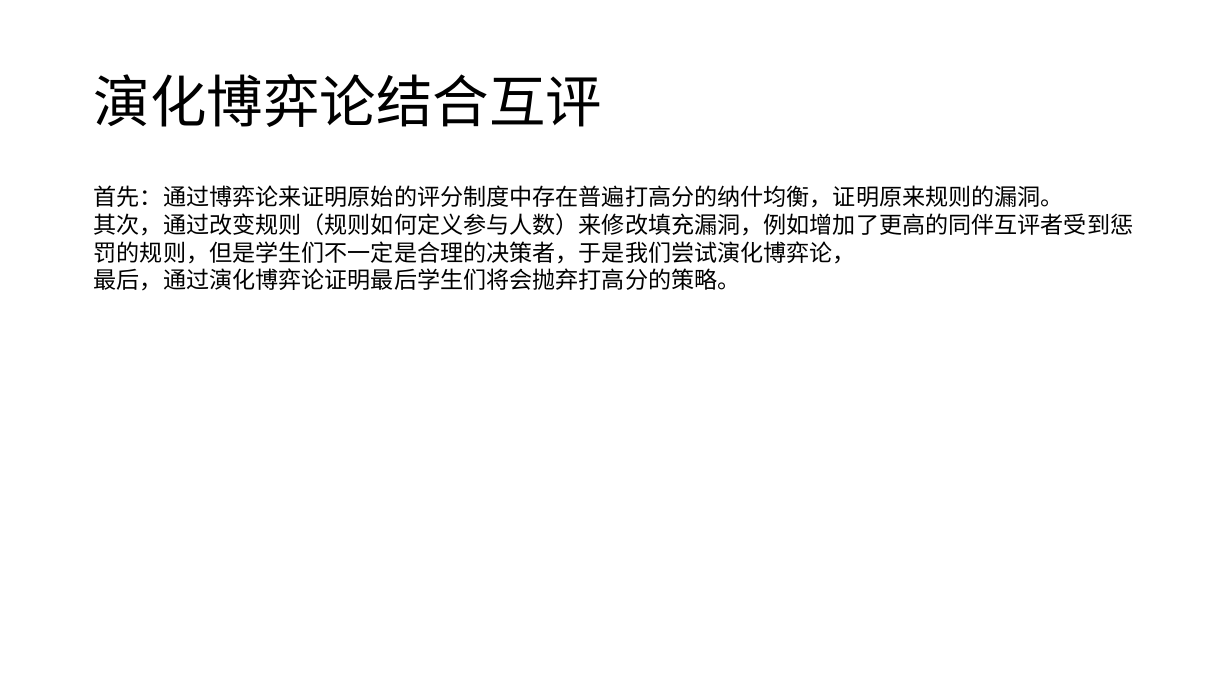
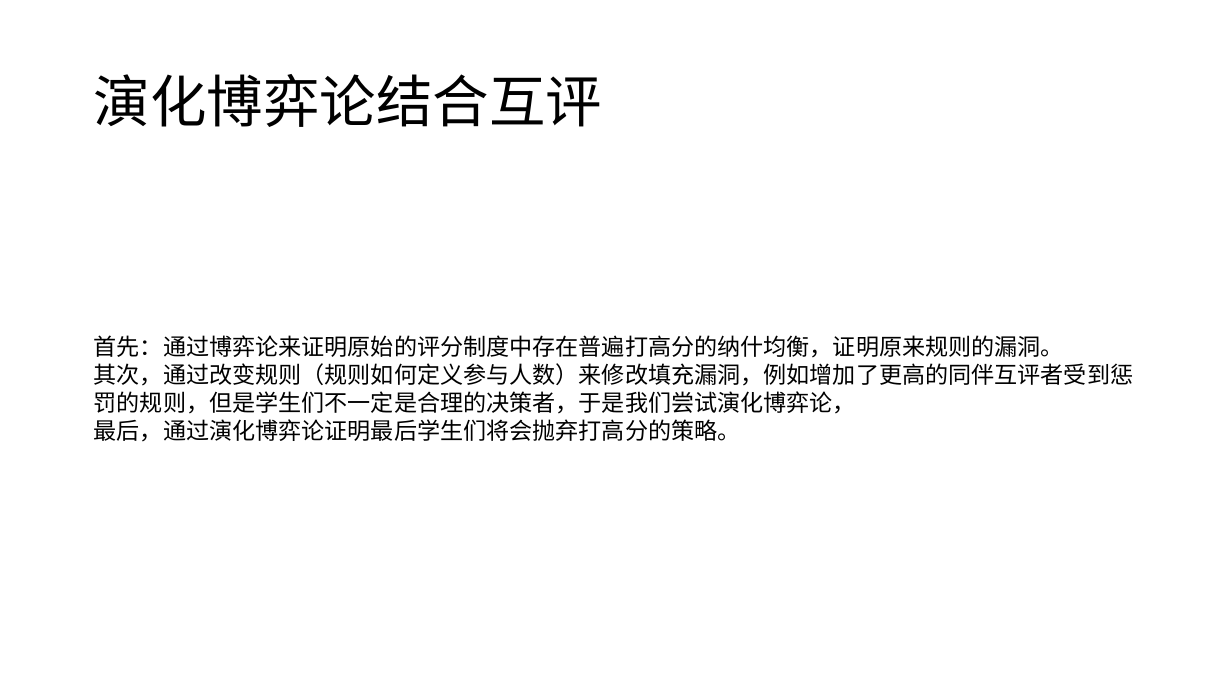
Before and after one commit to CHDYPY/paper, a slide deck: slide 20 of 报告/2021年9月4日/杨攀原.pptx. Drawn at 1232x693 pixels with LibreOffice and Linux fonts; fonts in the diff are those of the drawing. Boxes give left, top, right and bottom in pixels: in the first picture for what was removed or moved away, otherwise in the second. Text is boxed around its words. In the diff, an @@ line names an element or a change of style, - is before the commit and + after.

```diff
--- a/报告/2021年9月4日/杨攀原.pptx
+++ b/报告/2021年9月4日/杨攀原.pptx
@@ text "首先：通过博弈论来证明原始的评分制度中存在普遍打高分的纳什均衡，证明原来规则的漏洞。": place and size @@
-text "首先：通过博弈论来证明原始的评分制度中存在普遍打高分的纳什均衡，证明原来规则的漏洞。" at (94,185,1133,291)
+text "首先：通过博弈论来证明原始的评分制度中存在普遍打高分的纳什均衡，证明原来规则的漏洞。" at (94,335,1133,442)
```
Also in this commit, not shown: 3 other slides changed.
